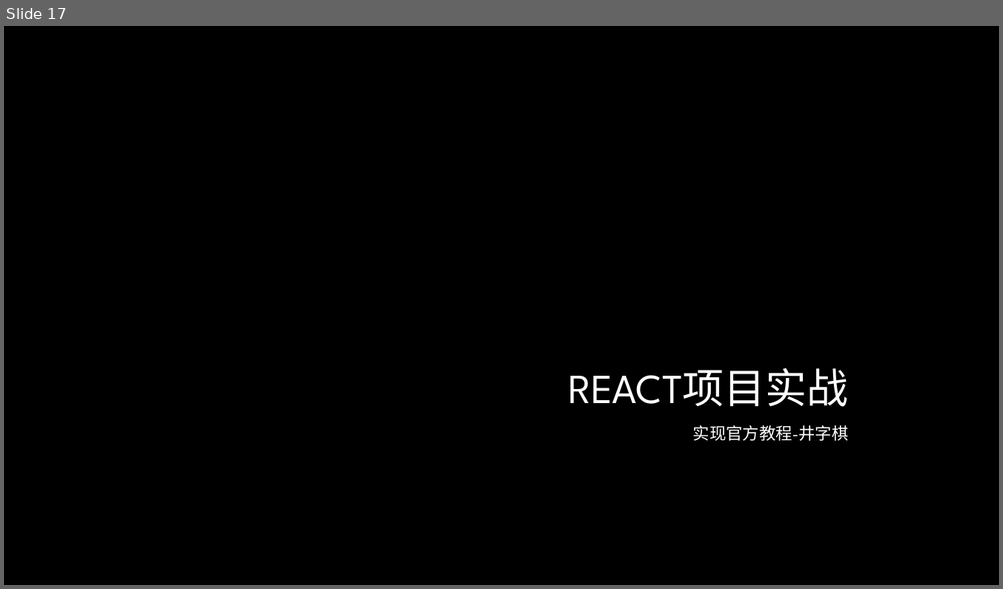
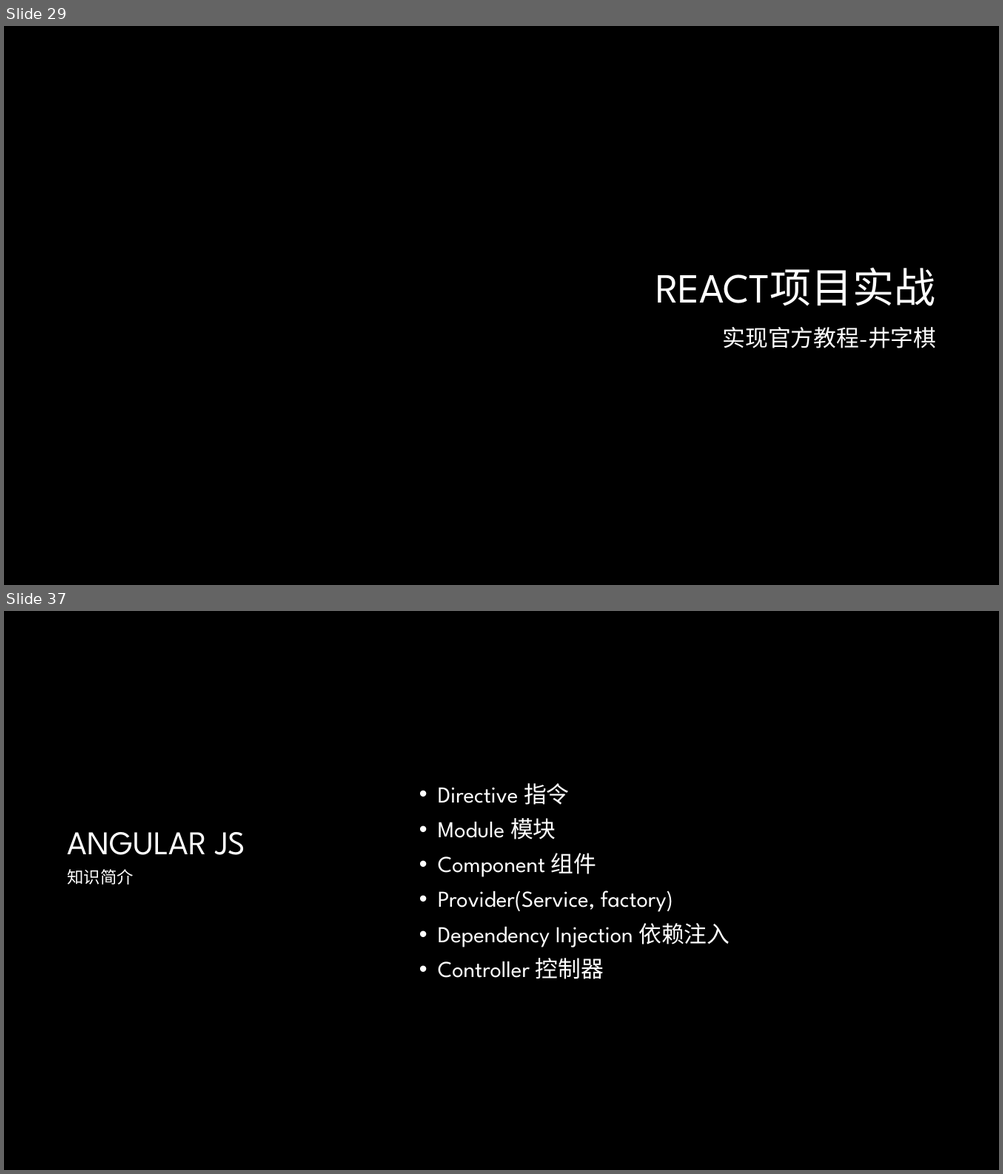
Before and after one commit to lee813/ECVFrontend, a slide deck: 前端课程.pptx. Shown one above the other, each under a label of ours: slide 17 before the commit, slides 29 and 37 after it; the slides between them are not shown. The pictures are 1003x589 and 1003x1174 pixels, drawn with LibreOffice and Linux fonts; fonts in the diff are those of the drawing; background and template pictures are left out. Boxes give left, top, right and bottom in pixels: in the first picture for what was removed or moved away, otherwise in the second. Text is boxed around its words. In the diff, an @@ line names an element or a change of style, - is before the commit and + after.

```diff
--- a/前端课程.pptx
+++ b/前端课程.pptx
@@ slide 37 added at (x1=4, y1=611, x2=999, y2=1170), background #000000 @@
@@ text added at (x1=438, y1=783, x2=729, y2=980), 22 pt, text #FFFFFF @@
+• Directive 指令
+• Module 模块
+• Component 组件
+• Provider(Service, factory)
+• Dependency Injection 依赖注入
+• Controller 控制器
@@ title added at (x1=68, y1=832, x2=245, y2=855), 32 pt, text #FFFFFF @@
+ANGULAR JS
@@ text added at (x1=68, y1=869, x2=134, y2=885), 16 pt, text #FFFFFF @@
+知识简介
@@ what was slide 17 is now slide 29 @@
@@ slide 29 changed as well @@
@@ title "REACT项目实战" moved from (x1=568, y1=368, x2=848, y2=407) to (x1=655, y1=267, x2=935, y2=306) @@
@@ title "REACT项目实战" at (x1=655, y1=267, x2=935, y2=306): text colour gradient #FFFFFF to #A6A6A6 to #FFFFFF; line spacing 1 to 0.9 @@
@@ text "实现官方教程-井字棋" moved from (x1=693, y1=426, x2=848, y2=441) to (x1=723, y1=327, x2=936, y2=349) @@
@@ text "实现官方教程-井字棋" at (x1=723, y1=327, x2=936, y2=349): size 20 to 22 pt, text colour gradient #FFFFFF to #BFBFBF to #FFFFFF, small capitals off; line spacing 1 to 0.9 @@
```
Also in this commit, not shown: 13 other slides changed, 36 other slides added, 1 slide removed, 1 other file.
